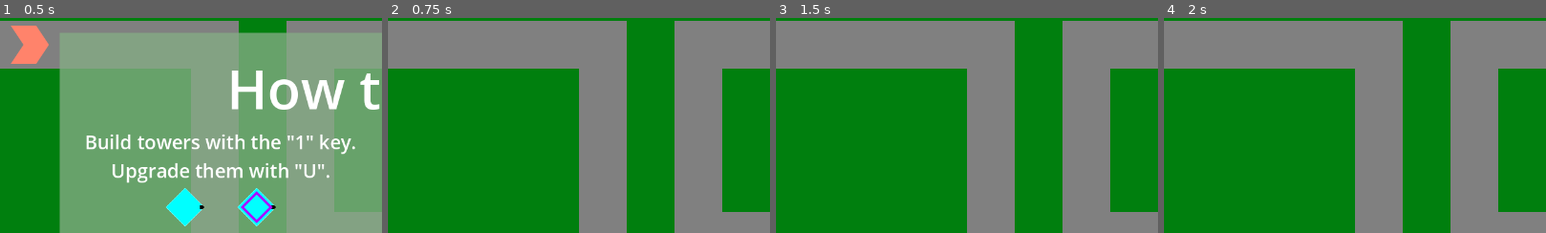
Above: before the commit, frames 1-4 (left to right).
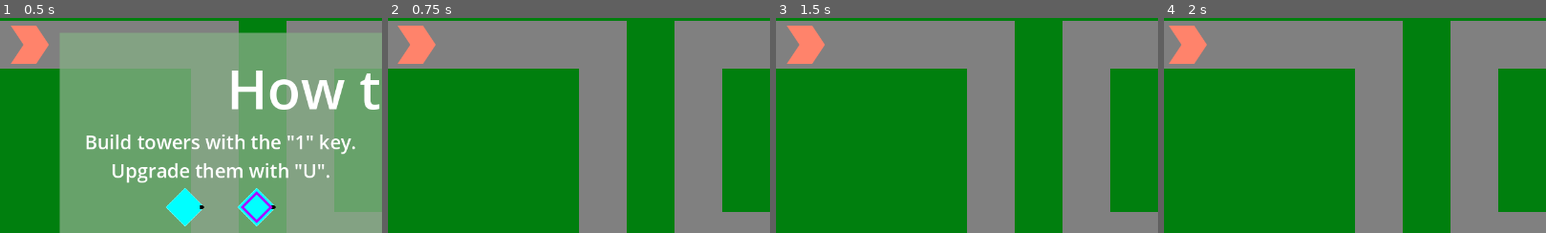
Above: after the commit, the same moments.

Repository: phrasmotica/godot-tower-defence
Game: Godot game, scene res://scenes/game.tscn
Two runs of this game, one before a commit and one after it. Both use one fixed random seed, a clock stepped at 60 frames per second and the inputs below.
Inputs (mouse positions are % of the whole screen's width and height, from its top left):
- Up to frame 1 (0.5 s): no input
- Up to frame 2 (0.75 s): click "Play path 0" at 0.5 s
- Up to frame 3 (1.5 s): click (80, 33) at 1.25 s
- Up to frame 4 (2 s): no input
The pictures show only the part of the screen within x 0-50%, y 10-60%; the shares and areas given below are measured in that part.

Frame 1 is identical in both runs. In frame 2, 1.2% of the frame differs, in the area x 2-13%, y 3-22%; in frame 3, 1.2%; in frame 4, 1.2%.

Commit message:
Hide start arrow only when the first waves has been sent

Diff:
--- a/scenes/game.tscn
+++ b/scenes/game.tscn
@@ -86,6 +86,7 @@
 [connection signal="lives_depleted" from="Managers/LivesManager" to="Towers" method="_on_lives_manager_lives_depleted"]
 [connection signal="lives_depleted" from="Managers/LivesManager" to="OverlayCanvas/GameOver" method="_on_lives_manager_lives_depleted"]
 [connection signal="wave_sent" from="Managers/WavesManager" to="GameUI" method="_on_waves_manager_wave_sent"]
+[connection signal="waves_began" from="Managers/WavesManager" to="PathManager" method="_on_waves_manager_waves_began"]
 [connection signal="enemy_died" from="PathManager" to="Managers/BankManager" method="_on_path_manager_enemy_died"]
 [connection signal="enemy_reached_end" from="PathManager" to="Managers/LivesManager" method="_on_path_manager_enemy_reached_end"]
 [connection signal="selected_tower_changed" from="Towers" to="Managers/BankManager" method="_on_towers_selected_tower_changed"]
--- a/scripts/path_manager.gd
+++ b/scripts/path_manager.gd
@@ -59,6 +59,5 @@
 func _on_start_game_start(path_index: int):
 	active_path_index = path_index
 
-	# TODO: instead of hiding the start arrow immediately, only
-	# hide it once the first wave has been called
+func _on_waves_manager_waves_began():
 	get_active_path().start_game()
--- a/scripts/waves_manager.gd
+++ b/scripts/waves_manager.gd
@@ -7,11 +7,12 @@
 @export_range(10, 50)
 var last_wave: int = 10
 
-var wave_number: int = 0
+var wave_number := 0
 
 @export
 var wave_collection: WaveCollection
 
+signal waves_began
 signal wave_sent(wave: Wave)
 
 func _ready():
@@ -37,6 +38,9 @@
 	return dummy_wave
 
 func next():
+	if wave_number == 0:
+		waves_began.emit()
+
 	wave_number += 1
 
 	var wave := get_next()
